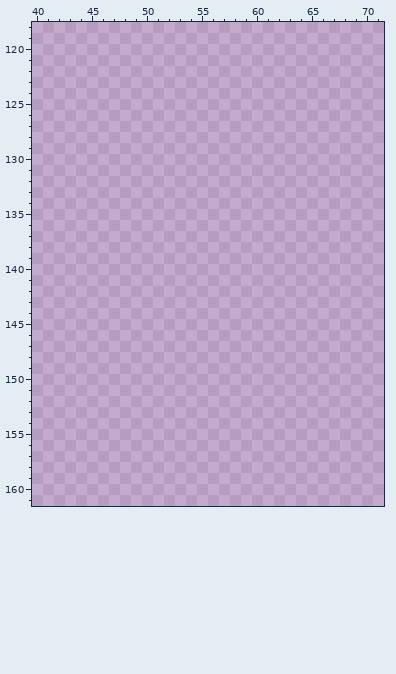
Edited in one commit: pixel-art file (scenes/prologue_scene/assets/metro_assets_sheet.aseprite). The picture above was drawn from the file before the commit.
320x320 pixels, 1 frame. Colours within 5 levels of each other are drawn and written as one. Shown: x 40..71, y 118..161. The commit also changed other parts of the picture, which this record leaves out.
Now the later version:
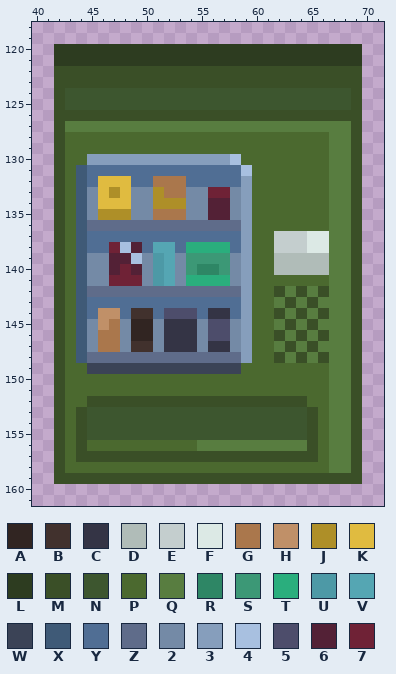
Palette (. is transparent): A #312522  B #41312d  C #343445  D #b0bcb8  E #c4cece  F #dce9e5  G #aa774c  H #c09068  J #ae8f28  K #e0bb40  L #2d3c20  M #3a4f27  N #3d562f  P #4b692f  Q #587d40  R #2e8665  S #3c9876  T #2aae7d  U #4d99a6  V #55a6b3  W #3b4356  X #3f5a77  Y #506e94  Z #5f6c8a  2 #748aa6  3 #869ebc  4 #a8c0e0  5 #4d4d6b  6 #532136  7 #6f2236
Change:
y 120..121: x 42..69 ............................ -> LLLLLLLLLLLLLLLLLLLLLLLLLLLL
y 122..123: x 42..69 ............................ -> MMMMMMMMMMMMMMMMMMMMMMMMMMMM
y 124..125: x 42..69 ............................ -> MNNNNNNNNNNNNNNNNNNNNNNNNNNM
y 126: x 42..69 ............................ -> MMMMMMMMMMMMMMMMMMMMMMMMMMMM
y 127: x 42..69 ............................ -> MQQQQQQQQQQQQQQQQQQQQQQQQQQM
y 128..129: x 42..69 ............................ -> MPPPPPPPPPPPPPPPPPPPPPPPPQQM
y 130: x 42..69 ............................ -> MPP33333333333334PPPPPPPPQQM
y 131: x 42..69 ............................ -> MPXYYYYYYYYYYYYYY4PPPPPPPQQM
y 132: x 42..69 ............................ -> MPXYKKKYYGGGYYYYY3PPPPPPPQQM
y 133: x 42..69 ............................ -> MPX2KJK22JGG227723PPPPPPPQQM
y 134: x 42..69 ............................ -> MPX2KKK22JJJ226623PPPPPPPQQM
y 135: x 42..69 ............................ -> MPX2JJJ22GGG226623PPPPPPPQQM
y 136: x 42..69 ............................ -> MPXZZZZZZZZZZZZZZ3PPPPPPPQQM
y 137: x 42..69 ............................ -> MPXYYYYYYYYYYYYYY3PPEEEFFQQM
y 138: x 42..69 ............................ -> MPXYY746YVVYTTTTY3PPEEEFFQQM
y 139: x 42..69 ............................ -> MPX226642UV2SSSS23PPDDDDDQQM
y 140: x 42..69 ............................ -> MPX226762UV2SRRS23PPDDDDDQQM
y 141: x 42..69 ............................ -> MPX227772UV2TTTT23PPPPPPPQQM
y 142: x 42..69 ............................ -> MPXZZZZZZZZZZZZZZ3PPMQMQMQQM
y 143: x 42..69 ............................ -> MPXYYYYYYYYYYYYYY3PPQMQMQQQM
y 144: x 42..69 ............................ -> MPXYHHYBBY555YCCY3PPMQMQMQQM
y 145: x 42..69 ............................ -> MPX2HG2AA2CCC25523PPQMQMQQQM
y 146: x 42..69 ............................ -> MPX2GG2AA2CCC25523PPMQMQMQQM
y 147: x 42..69 ............................ -> MPX2GG2BB2CCC2CC23PPQMQMQQQM
y 148: x 42..69 ............................ -> MPXZZZZZZZZZZZZZZ3PPMQMQMQQM
y 149: x 42..69 ............................ -> MPPWWWWWWWWWWWWWWPPPPPPPPQQM
y 150..151: x 42..69 ............................ -> MPPPPPPPPPPPPPPPPPPPPPPPPQQM
y 152: x 42..69 ............................ -> MPPMMMMMMMMMMMMMMMMMMMMPPQQM
y 153..155: x 42..69 ............................ -> MPMNNNNNNNNNNNNNNNNNNNNMPQQM
y 156: x 42..69 ............................ -> MPMPPPPPPPPPPQQQQQQQQQQMPQQM
y 157: x 42..69 ............................ -> MPMMMMMMMMMMMMMMMMMMMMMMPQQM
y 158: x 42..69 ............................ -> MPPPPPPPPPPPPPPPPPPPPPPPPQQM
y 159: x 42..69 ............................ -> MMMMMMMMMMMMMMMMMMMMMMMMMMMM
Boxes around the changes in both pictures, in picture pixels (x1, y1, x2, y2):
added: (54, 44, 362, 484)
